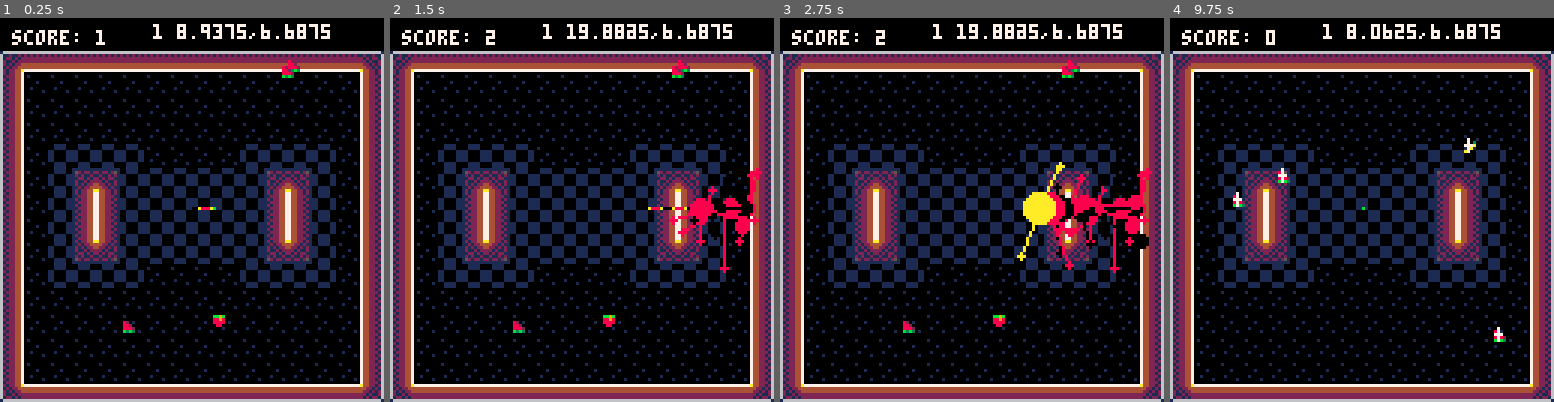
Above: before the commit, frames 1-4 (left to right).
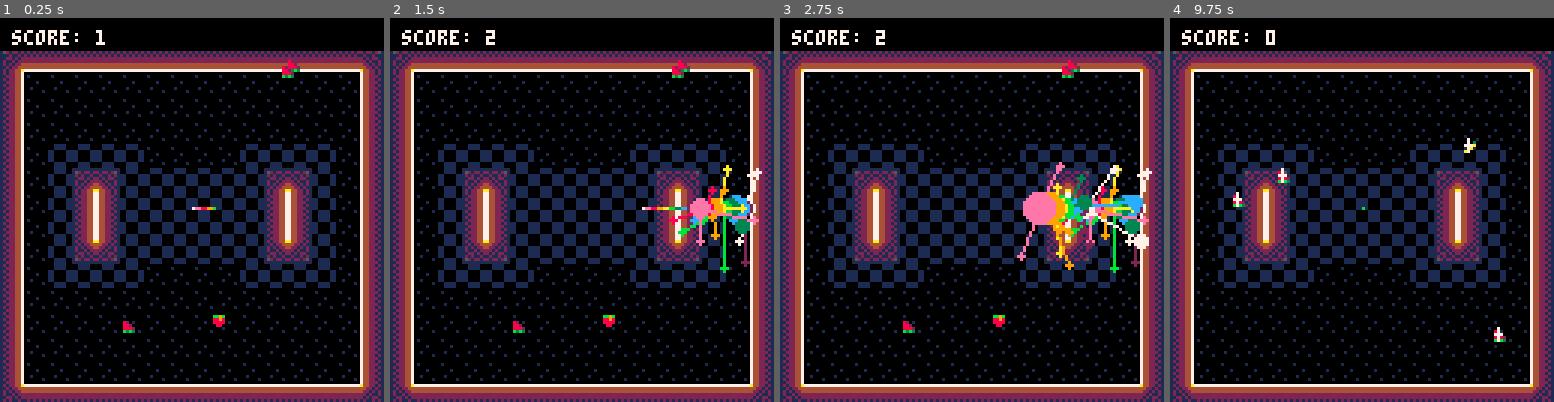
Above: after the commit, the same moments.

Repository: tmelot2/pico-8
Game: PICO-8 cartridge snake-dash-prototype.p8
Same seed, same stepped clock (60 frames per second), same inputs: the game is played once before the commit and once after it.
Inputs:
- Up to frame 1 (0.25 s): no input
- Up to frame 2 (1.5 s): tap X (X key) at 0.33, 1.07 s; tap O (Z key) at 0.7 s
- Up to frame 3 (2.75 s): hold Right 1.6-2.1 s; tap O (Z key) at 1.7, 2.1, 2.5 s; tap X (X key) at 1.85 s; hold Up 2.15-2.42 s; hold Right from 2.47 s (still down)
- Up to frame 4 (9.75 s): tap O (Z key) every 0.4 s from 2.9 to 9.7 s; tap X (X key) every 1.12 s from 2.97 to 9.67 s; release Right at 3.03 s; hold Left 3.08-3.58 s; hold Down 3.63-3.97 s; hold Right 4.02-4.68 s; hold Up 4.73-5.03 s; hold Left 5.08-5.68 s; hold Down 5.73-6.03 s; hold Right 6.08-6.58 s; hold Right 6.63-7.13 s; hold Up 7.18-7.45 s; hold Right 7.5-8.07 s; hold Left 8.12-8.62 s; hold Down 8.67-9 s; hold Right 9.05-9.72 s

The runs differ from the first frame. In frame 1, 3.7% of the frame differs, in the area x 0-100%, y 1-100%; in frame 2, 5.6%; in frame 3, 7.3%; in frame 4, 3.7%.

Commit message:
Remove border, fix message position

Diff:
--- a/snake-dash-prototype.p8
+++ b/snake-dash-prototype.p8
@@ -60,10 +60,10 @@
  snakorpion = {10,10,10,10,10,10,10,10,0,0},
  rainbow = {7,7,14,14,8,8,9,9,10,10,11,11,3,3,12,12,2,2}
 }
+snakepalette = snakepalettes.texascoralsnake
+snakepalette = snakepalettes.snakorpion
 snakepalette = snakepalettes.snakezero
 snakepalette = snakepalettes.rainbow
-snakepalette = snakepalettes.snakorpion
-snakepalette = snakepalettes.texascoralsnake
 
 -- food sprites
 foodsprites = {1,2,17}
@@ -276,16 +276,9 @@
  end
 
   -- collisions
-  log('player '..flr(player.x)..','..flr(player.y)..'')
   pc={x=player.x/8, y=((player.y-2)/8)-1}
-  addDebug(pc.x..','..pc.y)
-  log('cell '..pc.x..','..pc.y..'')
   mc=mget(pc.x, pc.y)
-  log('mc '..mc)
-  log('')
-  -- log('mc '..mc)
   f=fget(mc)
-  -- log('f '..f)
 
   dead=false
   -- hit a wall
@@ -447,7 +440,7 @@
   messagedraw()
   combodraw()
   -- border
-  rect(0,11,screenwidth,screenheight,6)
+  -- rect(0,11,screenwidth,screenheight,6)
   -- rounded border
   --ul
   pset(0,11,1)
@@ -497,7 +490,7 @@
 			intensity = 7
 		end
 
-		x,y = 10,17
+		x,y = 15,23
 		if msgTimer < shakeTime then
 			if frnd(11)%2==0 then shakeRangeX = frnd(intensity) else shakeRangeX = -1*frnd(intensity) end
 			if frnd(11)%2==0 then shakeRangeY = frnd(intensity) else shakeRangeY = -1*frnd(intensity) end
